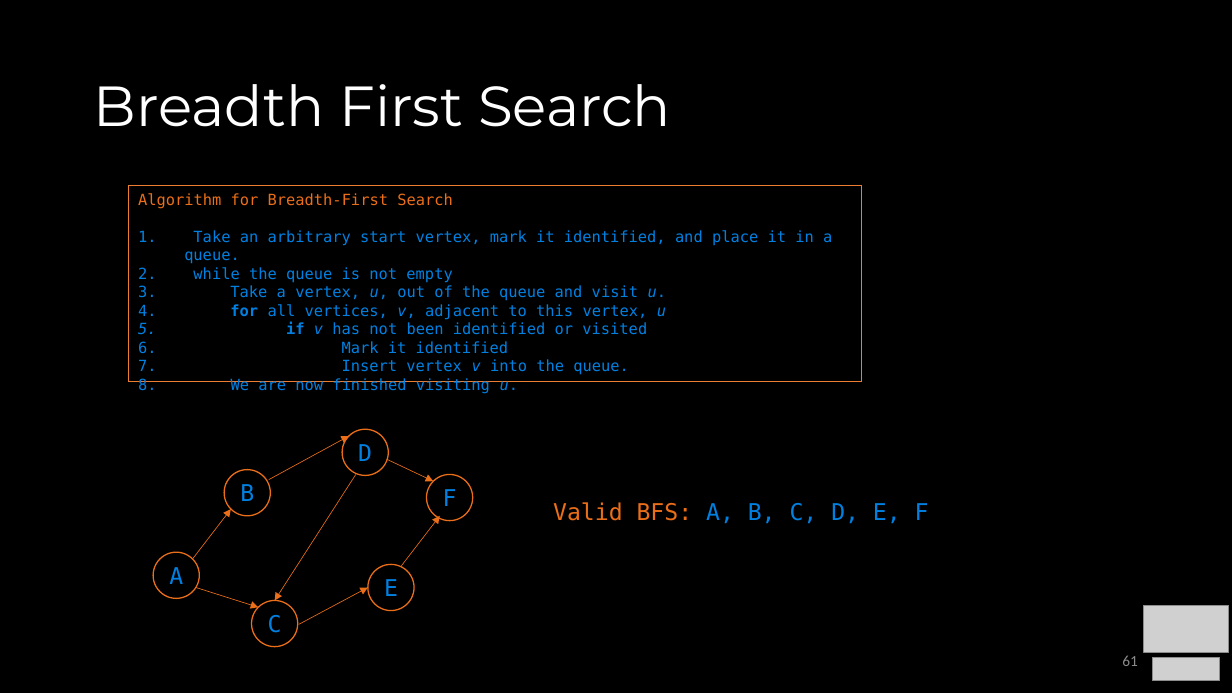
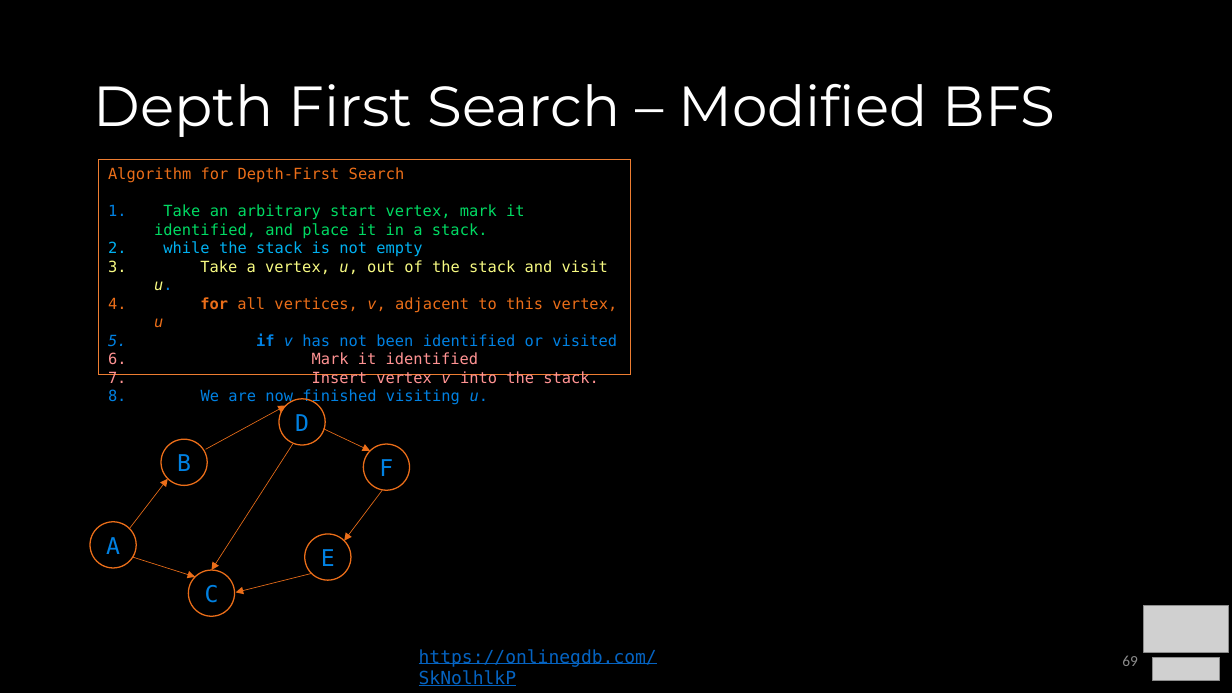
Before and after one commit to COP3530/Instructional-Content, a slide deck: slide 69 of Slides-PPT/8a - Graph Terminology and Implementation.pptx (slide 61 before the commit). Drawn at 1232x693 pixels with LibreOffice and Linux fonts; fonts in the diff are those of the drawing; grey boxes stand for pictures. Boxes give left, top, right and bottom in pixels: in the first picture for what was removed or moved away, otherwise in the second. Text is boxed around its words. In the diff, an @@ line names an element or a change of style, - is before the commit and + after.

```diff
--- a/Slides-PPT/8a - Graph Terminology and Implementation.pptx
+++ b/Slides-PPT/8a - Graph Terminology and Implementation.pptx
@@ title at bbox=[94, 84, 1055, 137]: text changed @@
-Breadth First Search
+Depth First Search – Modified BFS
@@ rectangle "Algorithm for Depth-First Search": place and size @@
-rectangle "Algorithm for Depth-First Search" at bbox=[129, 186, 861, 382]
+rectangle "Algorithm for Depth-First Search" at bbox=[99, 160, 630, 374]
@@ text in rectangle at bbox=[108, 167, 608, 290]: text changed; text colour #0081E2 to #00DA63 @@
-Algorithm for Breadth-First Search
-1. Take an arbitrary start vertex, mark it identified, and place it in a queue.
-2. while the queue is not empty
-3. Take a vertex, u, out of the queue and visit u.
+Algorithm for Depth-First Search
+1. Take an arbitrary start vertex, mark it identified, and place it in a stack.
+2. while the stack is not empty
+3. Take a vertex, u, out of the stack and visit u.
@@ text in rectangle at bbox=[154, 297, 617, 365]: text colour #0081E2 to #EB6E19 in "for all vertices, v, adjacent to this ..."; text colour #0081E2 to #FF9393 in "Mark it identified" @@
@@ text in rectangle at bbox=[312, 371, 599, 384]: text changed; text colour #0081E2 to #FF9393 @@
-7. Insert vertex v into the queue.
+7. Insert vertex v into the stack.
@@ 5 ellipses, 3 arrows: place and size @@
-5 ellipses, 3 arrows at bbox=[153, 430, 473, 611]
+5 ellipses, 3 arrows at bbox=[90, 399, 409, 580]
@@ arrow moved from (356, 474) - (274, 601) to (293, 445) - (212, 570) @@
@@ arrow moved from (402, 566) - (440, 516) to (383, 491) - (345, 541) @@
@@ text removed at bbox=[553, 502, 929, 524] @@
-Valid BFS: A, B, C, D, E, F
@@ arrow moved from (299, 625) - (368, 588) to (133, 557) - (195, 577) @@
@@ ellipse "C": place and size @@
-ellipse "C" at bbox=[251, 601, 298, 647]
+ellipse "C" at bbox=[189, 570, 235, 616]
@@ arrow moved from (196, 588) - (259, 607) to (311, 574) - (236, 592) @@
@@ text added at bbox=[419, 649, 657, 686], 14 pt, text #0563C1, underline @@
+https://onlinegdb.com/SkNolhlkP
@@ page number at bbox=[1122, 655, 1138, 666]: text changed @@
-61
+69
```
Also in this commit, not shown: 2 other slides changed, 9 slides added, 1 slide removed, 3 other files.
